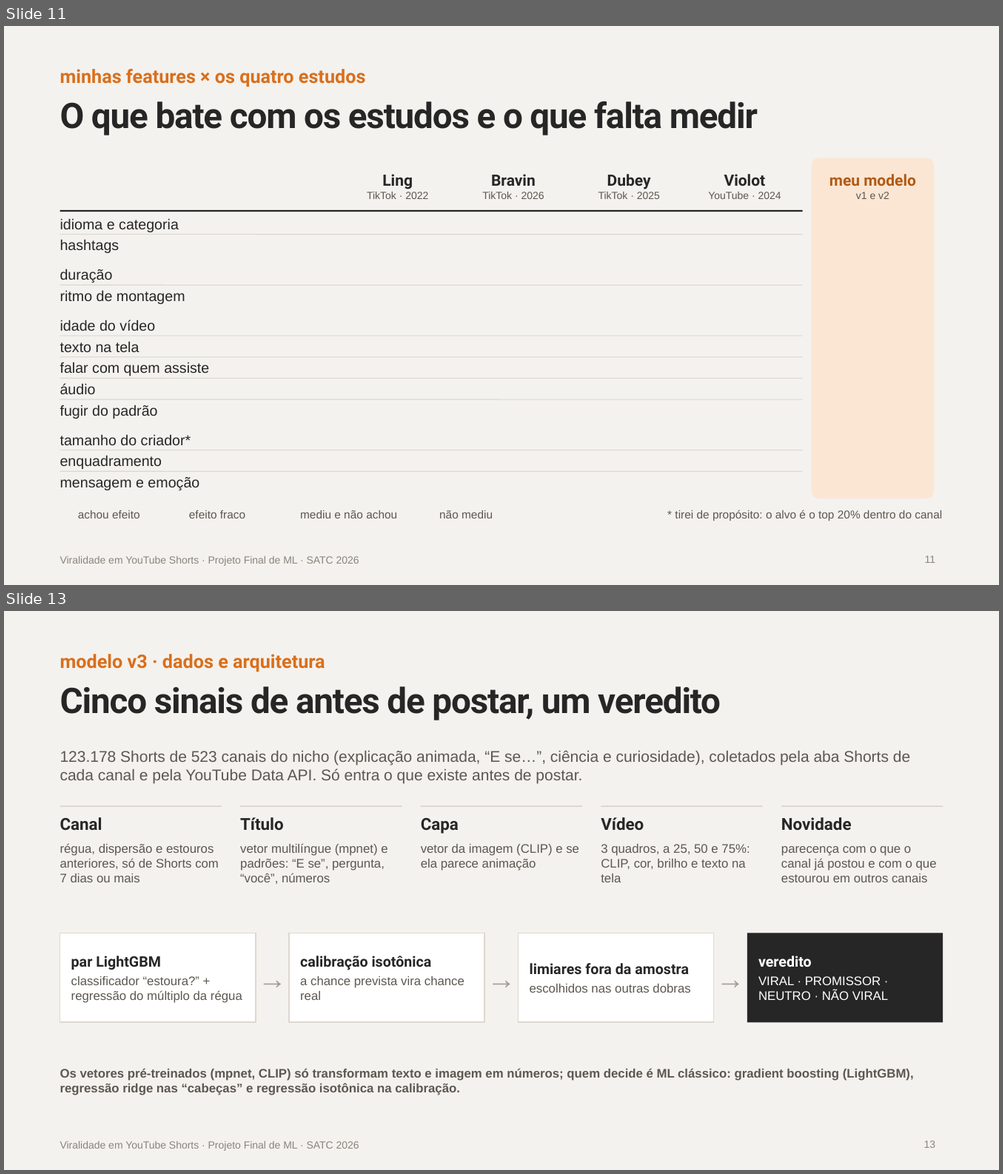
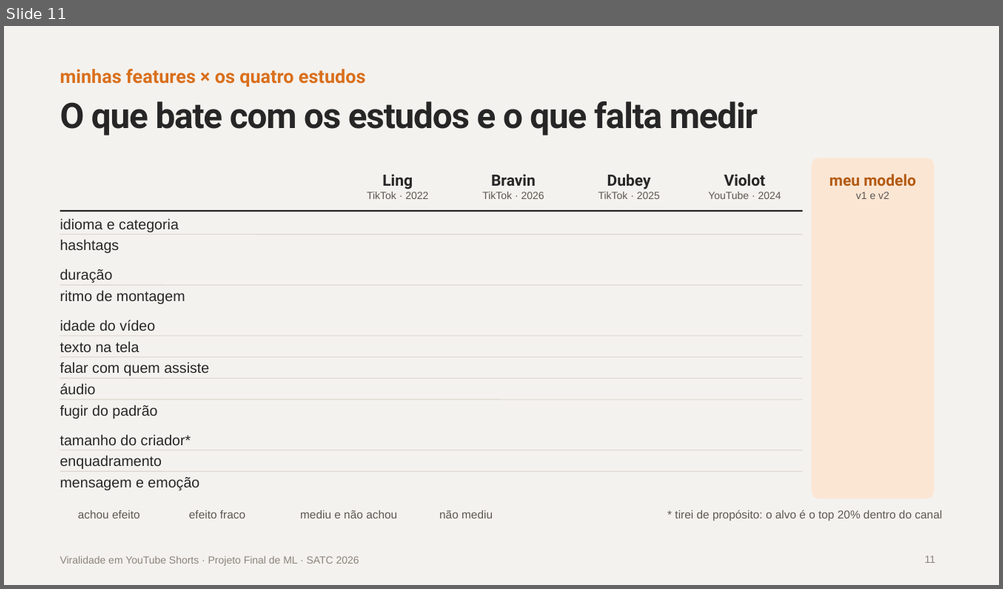
Before and after one commit to EricDagostim/ml-shortvideo-virality, a slide deck: reports/apresentacao/Viralidade_Shorts_Projeto_Final.pptx. Shown one above the other, each under a label of ours: slides 11 and 13 before the commit, slide 11 after it; the slides between them are not shown. The pictures are 1003x1174 and 1003x589 pixels, drawn with LibreOffice and Linux fonts; fonts in the diff are those of the drawing; background and template pictures are left out. Boxes give left, top, right and bottom in pixels: in the first picture for what was removed or moved away, otherwise in the second. Text is boxed around its words. In the diff, an @@ line names an element or a change of style, - is before the commit and + after.

```diff
--- a/reports/apresentacao/Viralidade_Shorts_Projeto_Final.pptx
+++ b/reports/apresentacao/Viralidade_Shorts_Projeto_Final.pptx
@@ slide 13 removed at (4,611,999,1170), background #F4F2EE; not listed: 1 template element that a slide beside it also shows @@
@@ text removed at (60,654,325,672) @@
-modelo v3 · dados e arquitetura
@@ title removed at (60,686,720,721) @@
-Cinco sinais de antes de postar, um veredito
@@ text removed at (60,750,910,784) @@
-123.178 Shorts de 523 canais do nicho (explicação animada, “E se…”, ciência e curiosidade), coletados pela aba Shorts de cada canal e pela YouTube Data API. Só entra o que existe antes de postar.
@@ line removed from (60, 806) to (222, 806) @@
@@ line removed from (241, 806) to (401, 806) @@
@@ line removed from (421, 806) to (582, 806) @@
@@ line removed from (601, 806) to (762, 806) @@
@@ line removed from (782, 806) to (942, 806) @@
@@ text removed at (60,817,102,830) @@
-Canal
@@ text removed at (240,817,284,831) @@
-Título
@@ text removed at (421,818,458,834) @@
-Capa
@@ text removed at (600,817,643,830) @@
-Vídeo
@@ text removed at (781,817,851,830) @@
-Novidade
@@ text removed at (60,843,219,883) @@
-régua, dispersão e estouros anteriores, só de Shorts com 7 dias ou mais
@@ text removed at (240,843,387,884) @@
-vetor multilíngue (mpnet) e padrões: “E se”, pergunta, “você”, números
@@ text removed at (421,844,579,871) @@
-vetor da imagem (CLIP) e se ela parece animação
@@ text removed at (600,844,749,883) @@
-3 quadros, a 25, 50 e 75%: CLIP, cor, brilho e texto na tela
@@ text removed at (781,846,936,883) @@
-parecença com o que o canal já postou e com o que estourou em outros canais
@@ rectangle removed at (60,934,256,1023) @@
-par LightGBM
-classificador “estoura?” + regressão do múltiplo da régua
@@ rectangle removed at (289,934,484,1023) @@
-calibração isotônica
-a chance prevista vira chance real
@@ rectangle removed at (518,934,714,1023) @@
-limiares fora da amostra
-escolhidos nas outras dobras
@@ rectangle removed at (747,934,942,1023) @@
-veredito
-VIRAL · PROMISSOR · NEUTRO · NÃO VIRAL
@@ text removed at (256,948,289,1008) @@
-→
@@ text removed at (484,948,518,1008) @@
-→
@@ text removed at (714,948,747,1008) @@
-→
@@ text removed at (60,1068,913,1096) @@
-Os vetores pré-treinados (mpnet, CLIP) só transformam texto e imagem em números; quem decide é ML clássico: gradient boosting (LightGBM), regressão ridge nas “cabeças” e regressão isotônica na calibração.
@@ page number removed at (924,1141,936,1148) @@
-13
```
Also in this commit, not shown: 3 slides changed, 4 other slides removed.
